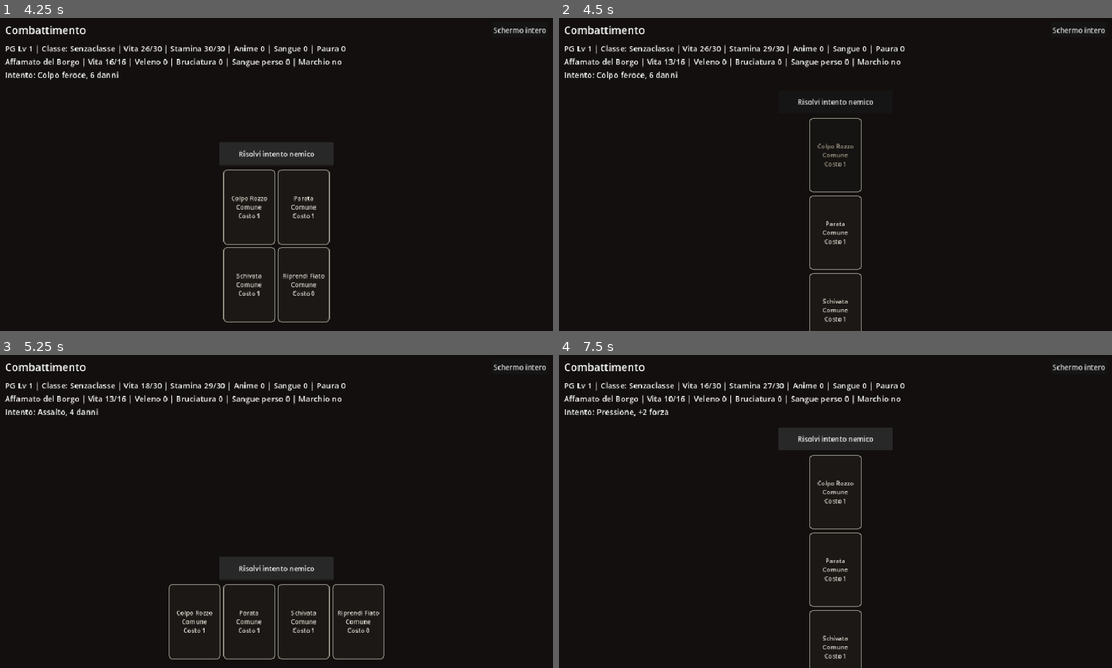
Above: before the commit, frames 1-4 (two rows, left to right).
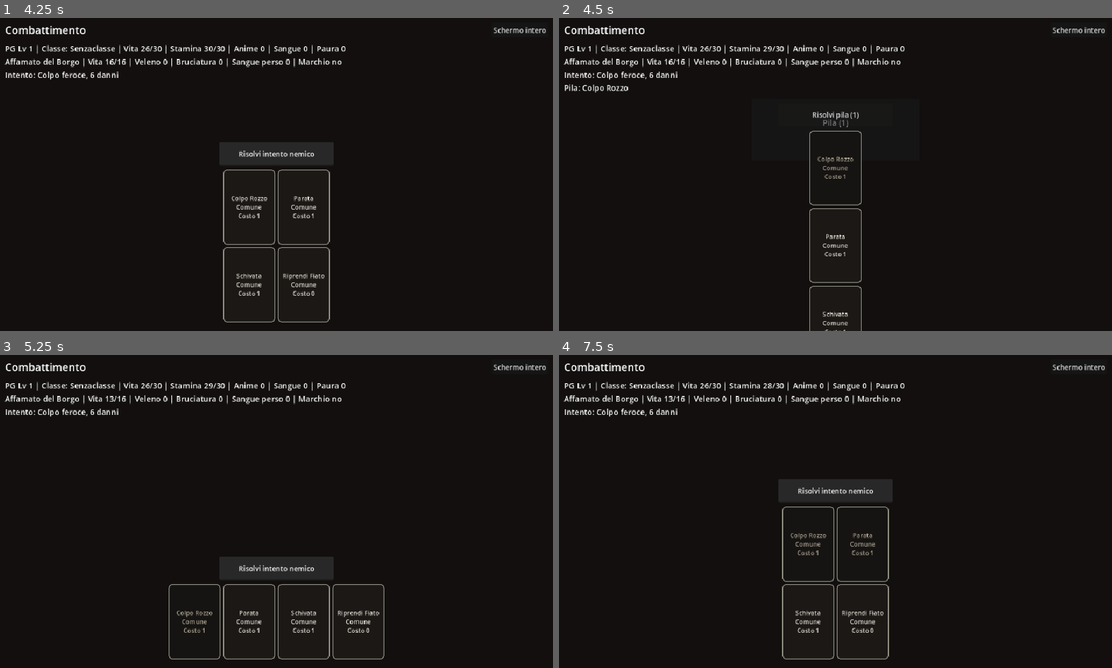
Above: after the commit, the same moments.

Repository: Chivas1504/Gioco
Game: Godot game, scene res://scenes/main.tscn
Two runs of this game, one before a commit and one after it. Both use one fixed random seed, a clock stepped at 60 frames per second and the inputs below.
Inputs (mouse positions are in pixels of both pictures, inside the frame that each line leads up to):
- Up to frame 1 (4.25 s): click "Schermo intero" at 0.5 s; click "Finestra" at 1.25 s; click "Nuova run" at 2 s; click "Risolvi intento nemico" at 2.75 s; click "Risolvi intento nemico" at 3.5 s
- Up to frame 2 (4.5 s): click "Colpo Rozzo Comune Costo 1" at 4.25 s
- Up to frame 3 (5.25 s): click "Risolvi intento nemico" (after the commit: "Risolvi pila (1)") at 5 s
- Up to frame 4 (7.5 s): click (752, 621) at 5.75 s, where only the run before the commit has a clickable "Colpo Rozzo Comune Costo 1"; click "Parata Comune Costo 1" at 6.5 s; click "Risolvi intento nemico" (after the commit: "Risolvi pila (1)") at 7.25 s

Frame 1 is identical in both runs. In frame 2, 1.4% of the frame differs, in the area x 1-57%, y 13-100%; in frame 3, 0.3%; in frame 4, 4.3%, in the area x 6-61%, y 9-100%.

Commit message:
Implementa pila carte in combattimento

Diff:
--- a/scripts/combat/combat_state.gd
+++ b/scripts/combat/combat_state.gd
@@ -4,6 +4,7 @@
 var run_state: RunState
 var enemy = {}
 var used_card_ids: Array = []
+var staged_card_ids: Array = []
 var used_class_bonuses: Array = []
 var guard = 0
 var enemy_strength_bonus = 0
@@ -24,6 +25,7 @@
 	run_state = p_run_state
 	enemy = p_enemy.duplicate(true)
 	used_card_ids = []
+	staged_card_ids = []
 	used_class_bonuses = []
 	guard = 0
 	enemy_strength_bonus = 0
@@ -95,9 +97,79 @@
 	return {"ok": true, "message": " ".join(messages)}
 
 
+func stage_card(card_id: String) -> Dictionary:
+	if not can_play_card(card_id):
+		return {"ok": false, "message": "Non puoi impilare questa carta ora."}
+
+	var card = GameDatabase.get_card(card_id)
+	var cost = get_card_cost_for_current_intent(card_id)
+	var used_sorcerer_bonus = _will_use_sorcerer_bonus(card)
+	run_state.stamina -= cost
+	stamina_spent_this_round += cost
+	used_card_ids.append(card_id)
+	staged_card_ids.append(card_id)
+	if used_sorcerer_bonus:
+		used_class_bonuses.append(CardRules.CLASS_SORCERER)
+	return {
+		"ok": true,
+		"message": "Impili %s. Stamina -%d." % [card.get("name", card_id), cost],
+	}
+
+
+func has_staged_cards() -> bool:
+	return not staged_card_ids.is_empty()
+
+
+func get_staged_card_count() -> int:
+	return staged_card_ids.size()
+
+
+func get_staged_card_names() -> Array:
+	var names: Array = []
+	for card_id in staged_card_ids:
+		var card = GameDatabase.get_card(String(card_id))
+		names.append(String(card.get("name", card_id)))
+	return names
+
+
+func resolve_staged_cards() -> Dictionary:
+	if ended:
+		return {"ok": false, "message": "Il combattimento e gia finito."}
+	if staged_card_ids.is_empty():
+		return {"ok": false, "message": "Non hai carte nella pila."}
+
+	var stack = staged_card_ids.duplicate()
+	staged_card_ids = []
+	var messages = ["Risolvi la pila dal basso verso l'alto."]
+	var damage_pool = {
+		"damage": 0,
+		"recover_stamina_on_kill": 0,
+		"gain_blood_on_kill": 0,
+	}
+	var killed_before = int(enemy.get("health", 0)) <= 0
+	for card_id in stack:
+		var card = GameDatabase.get_card(String(card_id))
+		if card.is_empty():
+			continue
+		var level = run_state.get_card_level(String(card_id))
+		var trigger_count = _get_card_trigger_count(card)
+		for trigger_index in range(trigger_count):
+			if trigger_index > 0:
+				messages.append("%s si riattiva." % card.get("name", card_id))
+			else:
+				messages.append("%s si risolve." % card.get("name", card_id))
+			messages.append_array(_apply_card_effects(card, level, damage_pool))
+
+	_apply_damage_pool(damage_pool, killed_before, messages)
+	_check_end_state()
+	return {"ok": true, "message": " ".join(messages)}
+
+
 func resolve_enemy_intent() -> Dictionary:
 	if ended:
 		return {"ok": false, "message": "Il combattimento e gia finito."}
+	if has_staged_cards():
+		return {"ok": false, "message": "Prima devi risolvere la pila di carte."}
 
 	var messages = []
 	var intent = current_intent()
@@ -178,7 +250,7 @@
 	return souls
 
 
-func _apply_card_effects(card: Dictionary, level: int) -> Array:
+func _apply_card_effects(card: Dictionary, level: int, damage_pool = null) -> Array:
 	var effects = card.get("effects", {})
 	var messages: Array = []
 	var killed_before = enemy.get("health", 0) <= 0
@@ -257,13 +329,20 @@
 			run_state.health = min(run_state.max_health, run_state.health + heal)
 			messages.append("Spendi %d sangue e recuperi %d vita." % [blood_spent, heal])
 
-	if damage > 0:
+	if damage > 0 and damage_pool == null:
 		enemy["health"] = max(0, int(enemy.get("health", 0)) - damage)
 		messages.append("Infliggi %d danni." % damage)
 		if run_state.active_class == CardRules.CLASS_WEREWOLF:
 			enemy["bleed"] = int(enemy.get("bleed", 0)) + damage
 			run_state.add_material("sangue", damage)
 			messages.append("Il Lupo Mannaro strappa %d sangue." % damage)
+	elif damage > 0:
+		damage_pool["damage"] = int(damage_pool.get("damage", 0)) + damage
+		messages.append("Prepari %d danni." % damage)
+		if effects.has("recover_stamina_on_kill"):
+			damage_pool["recover_stamina_on_kill"] = int(damage_pool.get("recover_stamina_on_kill", 0)) + int(effects.get("recover_stamina_on_kill", 0))
+		if effects.has("gain_blood_on_kill"):
+			damage_pool["gain_blood_on_kill"] = int(damage_pool.get("gain_blood_on_kill", 0)) + int(effects.get("gain_blood_on_kill", 0))
 
 	var applies_elf_bonus = (
 		run_state.active_class == CardRules.CLASS_ELF
@@ -298,7 +377,7 @@
 		run_state.add_material("sangue", int(effects.get("gain_blood", 0)))
 		messages.append("Guadagni %d sangue." % int(effects.get("gain_blood", 0)))
 
-	if not killed_before and enemy.get("health", 0) <= 0:
+	if damage_pool == null and not killed_before and enemy.get("health", 0) <= 0:
 		if effects.has("recover_stamina_on_kill"):
 			var stamina_on_kill = int(effects.get("recover_stamina_on_kill", 0))
 			run_state.stamina = min(run_state.max_stamina, run_state.stamina + stamina_on_kill)
@@ -312,6 +391,37 @@
 			messages.append("Il bonus Vampiro ti restituisce sangue e vita.")
 
 	return messages
+
+
+func _apply_damage_pool(damage_pool: Dictionary, killed_before: bool, messages: Array) -> void:
+	var total_damage = int(damage_pool.get("damage", 0))
+	if total_damage <= 0:
+		return
+
+	enemy["health"] = max(0, int(enemy.get("health", 0)) - total_damage)
+	messages.append("La pila infligge %d danni in un unico colpo." % total_damage)
+	if run_state.active_class == CardRules.CLASS_WEREWOLF:
+		enemy["bleed"] = int(enemy.get("bleed", 0)) + total_damage
+		run_state.add_material("sangue", total_damage)
+		messages.append("Il Lupo Mannaro strappa %d sangue." % total_damage)
+
+	if killed_before or int(enemy.get("health", 0)) > 0:
+		return
+
+	var stamina_on_kill = int(damage_pool.get("recover_stamina_on_kill", 0))
+	if stamina_on_kill > 0:
+		run_state.stamina = min(run_state.max_stamina, run_state.stamina + stamina_on_kill)
+		messages.append("Recuperi %d stamina." % stamina_on_kill)
+
+	var blood_on_kill = int(damage_pool.get("gain_blood_on_kill", 0))
+	if blood_on_kill > 0:
+		run_state.add_material("sangue", blood_on_kill)
+		messages.append("Guadagni sangue dal colpo finale.")
+
+	if run_state.active_class == CardRules.CLASS_VAMPIRE:
+		run_state.add_material("sangue", 1)
+		run_state.health = min(run_state.max_health, run_state.health + 2)
+		messages.append("Il bonus Vampiro ti restituisce sangue e vita.")
 
 
 func _apply_end_of_intent_status(messages: Array) -> void:
@@ -375,6 +485,7 @@
 
 func _reset_intent_state() -> void:
 	used_card_ids = []
+	staged_card_ids = []
 	used_class_bonuses = []
 	guard = 0
 	weakened_next_intent = 0
@@ -383,12 +494,12 @@
 
 
 func _check_end_state() -> void:
-	if run_state.health <= 0 or run_state.stamina <= 0:
+	if enemy.get("health", 0) <= 0:
+		ended = true
+		victory = true
+	elif run_state.health <= 0 or run_state.stamina <= 0:
 		ended = true
 		victory = false
-	elif enemy.get("health", 0) <= 0:
-		ended = true
-		victory = true
 
 
 func _get_card_trigger_count(card: Dictionary) -> int:
--- a/scripts/main.gd
+++ b/scripts/main.gd
@@ -304,6 +304,8 @@
 			intent_label.text = "Intento: %s, +%d forza" % [intent.get("name", ""), intent.get("strength", 0)]
 		else:
 			intent_label.text = "Intento: -"
+		if combat_state.has_staged_cards():
+			intent_label.text += "\nPila: %s" % _format_staged_stack()
 
 	if screen_mode == SCREEN_SAFE:
 		screen_title.text = "Falò / Shop"
@@ -325,9 +327,15 @@
 		screen_title.text = "Combattimento"
 		hand_spacer.visible = true
 		end_intent_button.visible = true
+		end_intent_button.disabled = combat_state.ended
+		if combat_state.has_staged_cards():
+			end_intent_button.text = "Risolvi pila (%d)" % combat_state.get_staged_card_count()
+		else:
+			end_intent_button.text = "Risolvi intento nemico"
 		cards_title.visible = false
 		action_scroll.visible = false
 		log_label.visible = false
+		_render_combat_stack_area()
 		_render_cards()
 	_render_safe_panel()
 	log_label.text = "\n".join(log_lines) if log_label.visible else ""
@@ -411,6 +419,40 @@
 		button.mouse_exited.connect(_on_hand_card_mouse_exited.bind(button))
 		button.pressed.connect(_on_card_pressed.bind(card_id))
 		card_grid.add_child(button)
+
+
+func _render_combat_stack_area() -> void:
+	for child in hand_spacer.get_children():
+		child.queue_free()
+	if screen_mode != SCREEN_COMBAT or not combat_state.has_staged_cards():
+		return
+
+	var center = CenterContainer.new()
+	center.set_anchors_preset(Control.PRESET_FULL_RECT)
+	hand_spacer.add_child(center)
+
+	var panel = PanelContainer.new()
+	panel.custom_minimum_size = Vector2(380, 140)
+	center.add_child(panel)
+
+	var content = VBoxContainer.new()
+	content.size_flags_horizontal = Control.SIZE_EXPAND_FILL
+	content.size_flags_vertical = Control.SIZE_EXPAND_FILL
+	content.alignment = BoxContainer.ALIGNMENT_CENTER
+	content.add_theme_constant_override("separation", 8)
+	panel.add_child(content)
+
+	var title = Label.new()
+	title.horizontal_alignment = HORIZONTAL_ALIGNMENT_CENTER
+	title.text = "Pila (%d)" % combat_state.get_staged_card_count()
+	title.add_theme_font_size_override("font_size", 18)
+	content.add_child(title)
+
+	var stack_text = Label.new()
+	stack_text.horizontal_alignment = HORIZONTAL_ALIGNMENT_CENTER
+	stack_text.autowrap_mode = TextServer.AUTOWRAP_WORD_SMART
+	stack_text.text = _format_staged_stack()
+	content.add_child(stack_text)
 
 
 func _render_safe_summary() -> void:
@@ -815,6 +857,16 @@
 		_rarity_label(card.get("rarity", "")),
 		cost,
 	]
+
+
+func _format_staged_stack() -> String:
+	var names = combat_state.get_staged_card_names()
+	var text = ""
+	for index in range(names.size()):
+		if index > 0:
+			text += " > "
+		text += String(names[index])
+	return text
 
 
 func _format_card_button_effect(effect_text: String) -> String:
@@ -1252,19 +1304,17 @@
 
 
 func _on_card_pressed(card_id: String) -> void:
-	var result = combat_state.play_card(card_id)
+	var result = combat_state.stage_card(card_id)
 	_push_log(result.get("message", ""))
-	if combat_state.ended and combat_state.victory:
-		_push_log("Il nemico cade. Le carte torneranno disponibili nel prossimo combattimento.")
-		_enter_reward_area()
-	elif combat_state.ended:
-		_save_shadow_after_defeat()
-		_push_log("La run finisce qui.")
 	_refresh_ui()
 
 
 func _on_end_intent_pressed() -> void:
-	var result = combat_state.resolve_enemy_intent()
+	var result = {}
+	if combat_state.has_staged_cards():
+		result = combat_state.resolve_staged_cards()
+	else:
+		result = combat_state.resolve_enemy_intent()
 	_push_log(result.get("message", ""))
 	if combat_state.ended and combat_state.victory:
 		_push_log("Il nemico cade.")
